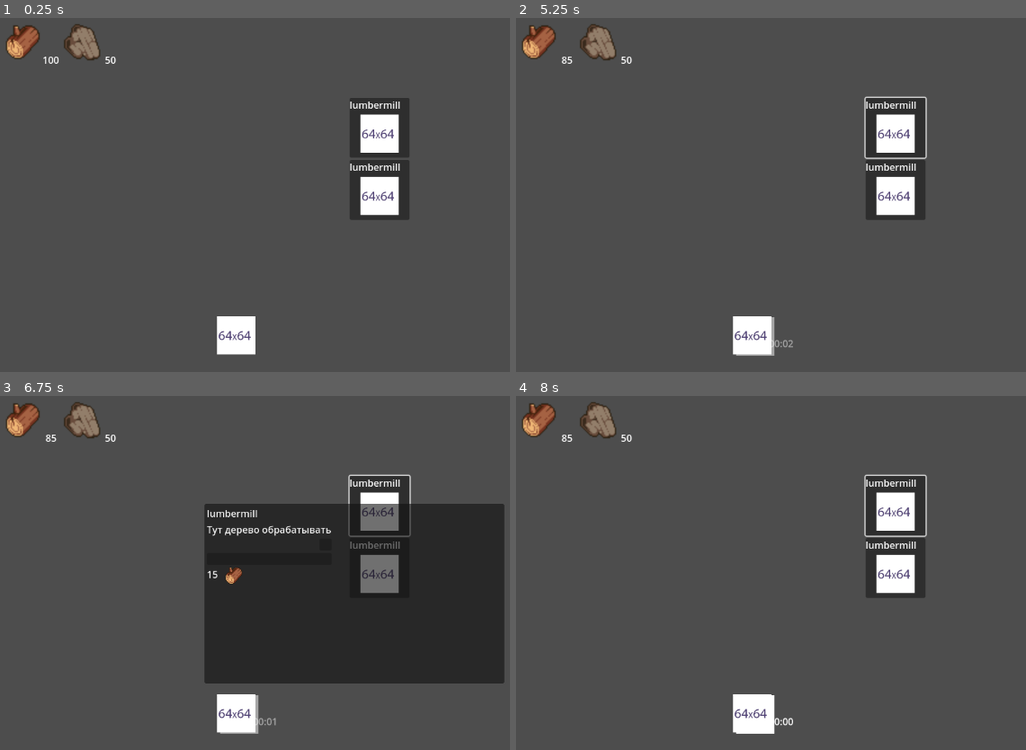
Above: before the commit, frames 1-4 (two rows, left to right).
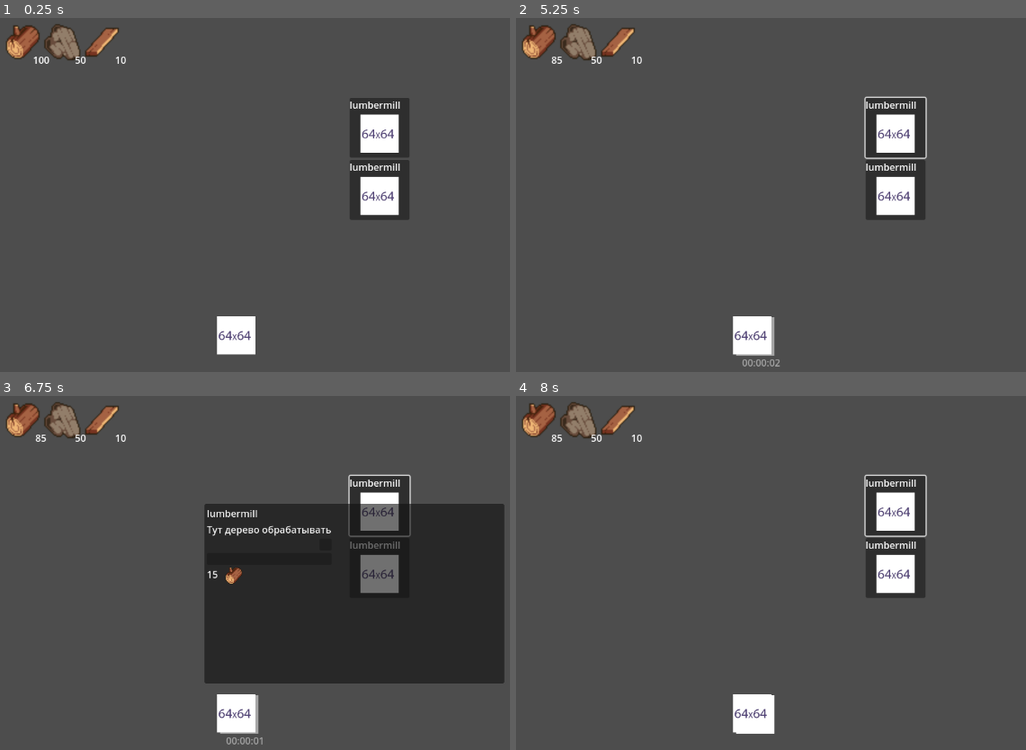
Above: after the commit, the same moments.

Repository: McRamon/Homework
Game: Godot game, scene res://Base/Scenes/Base.tscn
The game is run twice, just before and just after one commit, with the same random seed, the same clock (stepped at 60 frames per second) and the same inputs.
Inputs (mouse positions are in pixels of both pictures, inside the frame that each line leads up to):
- Up to frame 1 (0.25 s): no input
- Up to frame 2 (5.25 s): click "lumbermill" at 0.5 s; click "lumbermill" at 1.25 s; click (786, 180) at 2 s; tap Enter at 2.75 s; move the mouse to (786, 187) at 2.77 s; hold D (move_right) 2.78-3.5 s; tap Space (ability) at 2.85, 4.25 s; click (786, 187) at 2.92 s; click (842, 166) at 3.5 s; move the mouse to (755, 340) at 4.27 s; hold S (move_down) 4.28-5 s; tap E (interact) at 4.35 s; click (755, 340) at 4.42 s; click "OK" at 5 s
- Up to frame 3 (6.75 s): tap Enter at 5.75 s; move the mouse to (244, 718) at 5.77 s; hold D (move_right) 5.78-6.53 s; click (244, 718) at 5.85 s; tap Space (ability) at 6.5, 6.6 s; move the mouse to (316, 675) at 6.52 s; hold W (move_up) from 6.53 s (still down); click (316, 675) at 6.67 s
- Up to frame 4 (8 s): move the mouse to (outside the picture) at 7.27 s; release W (move_up) at 7.28 s; hold A (move_left) from 7.28 s (still down); hold E (interact) from 7.28 s (still down); click (outside the picture) at 7.42 s; tap Escape (ui_cancel) at 7.9 s

The runs differ from the first frame. In frame 1, 1.1% of the frame differs, in the area x 6-25%, y 1-13%; in frame 2, 1.2%, in the area x 6-55%, y 1-99%; in frame 3, 1.2%; in frame 4, 1.1%.

Commit message:
еще лучше

Diff:
--- /dev/null
+++ b/Base/Res/buildings/plank_resipe.tres
@@ -0,0 +1,27 @@
+[gd_resource type="Resource" script_class="ItemRecipe" load_steps=5 format=3 uid="uid://d4lae65d18xld"]
+
+[ext_resource type="Resource" uid="uid://naf6hl7axdlr" path="res://Base/Res/wood.tres" id="1_r5qmb"]
+[ext_resource type="Resource" uid="uid://c0k8dc38wye6l" path="res://Base/Res/plank.tres" id="2_j35x5"]
+[ext_resource type="Script" uid="uid://dmmx1c5tj5n14" path="res://Code/Items/Recipies/recipe.gd" id="2_yfemn"]
+[ext_resource type="SpriteFrames" uid="uid://dpt5w44ffb88j" path="res://Base/Res/items.tres" id="3_j35x5"]
+
+[resource]
+script = ExtResource("2_yfemn")
+input = Array[Dictionary]([{
+"Item": ExtResource("1_r5qmb"),
+"amount": 10
+}])
+output = Array[Dictionary]([{
+"Item": ExtResource("2_j35x5"),
+"amount": 1
+}])
+duration = 5.0
+name = "plank"
+description = "This should not appear"
+spritesheet = ExtResource("3_j35x5")
+flags = []
+stackable = false
+max_amount = 1
+usable = false
+cooldown = 0.0
+metadata/_custom_type_script = "uid://dmmx1c5tj5n14"
--- a/Base/Res/items.tres
+++ b/Base/Res/items.tres
@@ -1,7 +1,8 @@
-[gd_resource type="SpriteFrames" load_steps=5 format=3 uid="uid://dpt5w44ffb88j"]
+[gd_resource type="SpriteFrames" load_steps=6 format=3 uid="uid://dpt5w44ffb88j"]
 
 [ext_resource type="Texture2D" uid="uid://blfbpw38caqvb" path="res://Quests/Assets/test_arrow.png" id="1_xm005"]
 [ext_resource type="Texture2D" uid="uid://behiau5fuaqth" path="res://Base/icon_materials/stone_icon.png" id="2_6f1i8"]
+[ext_resource type="Texture2D" uid="uid://tqb5x866fayb" path="res://Base/icon_materials/Icons_27_34.png" id="2_avd7f"]
 [ext_resource type="Texture2D" uid="uid://fy0e4moo1j6l" path="res://Base/icon_materials/wood_icon.png" id="3_avd7f"]
 
 [sub_resource type="AtlasTexture" id="AtlasTexture_ab822"]
@@ -16,6 +17,22 @@
 }],
 "loop": true,
 "name": &"icon",
+"speed": 5.0
+}, {
+"frames": [{
+"duration": 1.0,
+"texture": ExtResource("2_avd7f")
+}],
+"loop": true,
+"name": &"plank_icon",
+"speed": 5.0
+}, {
+"frames": [{
+"duration": 1.0,
+"texture": ExtResource("2_avd7f")
+}],
+"loop": true,
+"name": &"plank_ui_icon",
 "speed": 5.0
 }, {
 "frames": [],
--- /dev/null
+++ b/Base/Res/plank.tres
@@ -0,0 +1,18 @@
+[gd_resource type="Resource" script_class="ItemMaterial" load_steps=3 format=3 uid="uid://c0k8dc38wye6l"]
+
+[ext_resource type="Script" uid="uid://cfapkm4bwhk50" path="res://Code/Items/material.gd" id="1_raunb"]
+[ext_resource type="SpriteFrames" uid="uid://dpt5w44ffb88j" path="res://Base/Res/items.tres" id="2_10fkc"]
+
+[resource]
+script = ExtResource("1_raunb")
+gather_method = "harvested"
+gather_time = 1.0
+name = "plank"
+description = "This should not appear"
+spritesheet = ExtResource("2_10fkc")
+flags = []
+stackable = true
+max_amount = 1
+usable = false
+cooldown = 0.0
+metadata/_custom_type_script = "uid://cfapkm4bwhk50"
--- a/Base/Scenes/lumbermill.tscn
+++ b/Base/Scenes/lumbermill.tscn
@@ -1,9 +1,10 @@
-[gd_scene load_steps=7 format=3 uid="uid://ckpm7num6gdm6"]
+[gd_scene load_steps=8 format=3 uid="uid://ckpm7num6gdm6"]
 
 [ext_resource type="Texture2D" uid="uid://brbrqtlh0exxd" path="res://Base/spritesTEST/64x64.png" id="1_0j437"]
 [ext_resource type="Script" uid="uid://cvj64jpbj87nq" path="res://Base/code/buildings/Building.gd" id="1_nlt33"]
 [ext_resource type="Script" uid="uid://dmmx1c5tj5n14" path="res://Code/Items/Recipies/recipe.gd" id="2_tqa16"]
 [ext_resource type="Resource" uid="uid://tdc1pn66ah4d" path="res://Base/Res/buildings/wood_resipe.tres" id="3_xhbrt"]
+[ext_resource type="Resource" uid="uid://d4lae65d18xld" path="res://Base/Res/buildings/plank_resipe.tres" id="4_ieblm"]
 [ext_resource type="PackedScene" uid="uid://bfrwejf6hd228" path="res://Base/Scenes/crafting_menu.tscn" id="5_xhbrt"]
 
 [sub_resource type="RectangleShape2D" id="RectangleShape2D_tqa16"]
@@ -11,27 +12,24 @@
 
 [node name="Lumbermill" type="Node2D"]
 script = ExtResource("1_nlt33")
-recipes = Array[ExtResource("2_tqa16")]([ExtResource("3_xhbrt")])
+recipes = Array[ExtResource("2_tqa16")]([ExtResource("3_xhbrt"), ExtResource("4_ieblm")])
 
 [node name="Sprite2D" type="Sprite2D" parent="."]
 texture = ExtResource("1_0j437")
 
-[node name="CountdownLabel" type="Label" parent="."]
-offset_left = -21.0
-offset_top = 32.0
-offset_right = 19.0
-offset_bottom = 55.0
-
 [node name="CraftingStation" type="Node2D" parent="."]
 
 [node name="TimeLabel" type="Label" parent="."]
-offset_right = 40.0
-offset_bottom = 23.0
+offset_left = -22.0
+offset_top = 32.0
+offset_right = 18.0
+offset_bottom = 55.0
 
 [node name="Area2D" type="Area2D" parent="."]
 
 [node name="CollisionShape2D" type="CollisionShape2D" parent="Area2D"]
 position = Vector2(5.5, 8.5)
 shape = SubResource("RectangleShape2D_tqa16")
+debug_color = Color(1.44392e-06, 0.592526, 0.741115, 0.42)
 
 [node name="CraftingMenu" parent="." instance=ExtResource("5_xhbrt")]
--- a/Base/Scenes/recipe_button.tscn
+++ b/Base/Scenes/recipe_button.tscn
@@ -21,7 +21,9 @@
 
 [node name="NameLabel" type="Label" parent="VBoxContainer"]
 layout_mode = 2
+size_flags_vertical = 1
 
 [node name="AmountLabel" type="Label" parent="VBoxContainer"]
+custom_minimum_size = Vector2(50, 10)
 layout_mode = 2
 size_flags_vertical = 8
--- a/Base/code/buildings/building.gd
+++ b/Base/code/buildings/building.gd
@@ -1,11 +1,10 @@
-# res://Base/Code/buildings/Building.gd
+# Building.gd
 extends Node2D
 
-# сразу загружаем сцену CraftingMenu
 const CraftingMenuScene : PackedScene = preload("res://Base/Scenes/crafting_menu.tscn")
 @export var recipes: Array[ItemRecipe] = []
 
-var _built: bool = false
+var _built := false
 var _crafting_menu: CraftingMenu = null
 
 func _ready() -> void:
@@ -19,11 +18,16 @@
 	$Area2D.input_pickable = true
 
 func _on_area_input(viewport, event: InputEvent, shape_idx: int) -> void:
+	# 1) блокируем меню крафта, если мы в режиме постройки
+	var bm = get_tree().root.get_node("BuildingManager") as Node
+	if bm.in_build_mode:
+		return
+
+	# 2) дальше только если здание уже построено
 	if not _built:
 		return
 	if event is InputEventMouseButton and event.pressed and event.button_index == MOUSE_BUTTON_LEFT:
 		if _crafting_menu == null:
-			# правильно инстанцируем
 			_crafting_menu = CraftingMenuScene.instantiate() as CraftingMenu
 			var canvas = get_tree().current_scene.get_node("CanvasLayer") as CanvasLayer
 			canvas.add_child(_crafting_menu)
--- a/Base/code/buildings/recipe_button.gd
+++ b/Base/code/buildings/recipe_button.gd
@@ -2,35 +2,73 @@
 extends Button
 class_name RecipeButton
 
+# Храним текущий рецепт (если пригодится позже)
 var recipe_data: ItemRecipe
 
-@onready var icon_sprite  : AnimatedSprite2D = $VBoxContainer/Icon
-@onready var name_label   : Label            = $VBoxContainer/NameLabel
-@onready var amount_label : Label            = $VBoxContainer/AmountLabel
+# Пути к узлам внутри сцены — поправьте в инспекторе, если переименовали
+@export var icon_path   : NodePath = "VBoxContainer/Icon"
+@export var name_path   : NodePath = "VBoxContainer/NameLabel"
+@export var amount_path : NodePath = "VBoxContainer/AmountLabel"
 
 func setup(r: ItemRecipe) -> void:
 	recipe_data = r
 
-	# Разбираем первый словарь output[0], ищем Item и число
-	var item_res: Item = null
-	var amt     : int  = 0
-	if r.output.size() > 0:
-		var d := r.output[0]
-		for v in d.values():
-			if v is Item:
-				item_res = v
-			elif typeof(v) == TYPE_INT:
-				amt = v
-
-	if not item_res:
-		push_warning("RecipeButton: не найден Item в output[0]")
+	# 1) Достаём узлы
+	var icon_sprite  = get_node_or_null(icon_path)   as AnimatedSprite2D
+	var name_label   = get_node_or_null(name_path)   as Label
+	var amount_label = get_node_or_null(amount_path) as Label
+	if not icon_sprite or not name_label or not amount_label:
+		push_error("RecipeButton: не найден один из узлов — проверьте icon_path/name_path/amount_path")
 		return
 
-	# Заполняем поля
-	name_label.text   = item_res.name
-	icon_sprite.sprite_frames = item_res.spritesheet
-	icon_sprite.play(item_res.get_animation("ui"))
-	icon_sprite.visible = true
+	# 2) Разбор output: Item + количество
+	if r.output.is_empty():
+		push_warning("RecipeButton: пустой output у рецепта")
+		return
+	var item_res : Item = r.output[0].get("Item")   as Item
+	var amt      : int  = r.output[0].get("amount", 1)
+	if not item_res:
+		push_warning("RecipeButton: нет Item в output[0]")
+		return
 
-	amount_label.text    = str(amt)
-	amount_label.visible = true
+	# 3) Заполняем текстовые лейблы
+	name_label.text  = item_res.name
+	name_label.show()
+
+	amount_label.text   = str(amt)
+	amount_label.show()
+
+	# 4) Подключаем SpriteFrames и ищем нужную анимацию
+	var frames = item_res.spritesheet
+	if not frames:
+		push_warning("RecipeButton: у %s нет sprite_frames" % item_res.name)
+		icon_sprite.hide()
+		return
+	icon_sprite.sprite_frames = frames
+
+	var anims = frames.get_animation_names()
+	var base  = item_res.name.strip_edges().to_lower().replace(" ", "_")
+
+	# приоритет поиска:
+	# 1) <base>_icon
+	# 2) <base>_ui_icon
+	# 3) default_icon
+	# 4) первый элемент из списка anims
+	var chosen = ""
+	if base + "_icon"    in anims:
+		chosen = base + "_icon"
+	elif base + "_ui_icon" in anims:
+		chosen = base + "_ui_icon"
+	elif "default_icon"  in anims:
+		chosen = "default_icon"
+	elif anims.size() > 0:
+		chosen = anims[0]
+
+	if chosen == "":
+		push_warning("RecipeButton: не нашёл ни одной анимации в %s" % anims)
+		icon_sprite.hide()
+		return
+
+	icon_sprite.animation = chosen
+	icon_sprite.play()
+	icon_sprite.show()
--- a/Code/autoloads/BuildingManager.gd
+++ b/Code/autoloads/BuildingManager.gd
@@ -1,3 +1,4 @@
+# BuildingManager.gd
 extends Node
 
 const GHOST_COLOR_VALID   = Color(0.5, 1.0, 0.5, 0.5)
@@ -10,7 +11,11 @@
 var current_data: BuildingData = null
 var confirmed_pos: Vector2 = Vector2.ZERO
 
+# Таймер строительства
 var construction_timer: Dictionary = {}
+
+# Флаг, что мы сейчас в режиме строительства
+var in_build_mode: bool = false
 
 func _ready() -> void:
 	map = get_tree().current_scene.get_node("TileMapLayer") as TileMapLayer
@@ -19,8 +24,8 @@
 		confirm_dialog.confirmed.connect(_on_confirmed)
 	set_process(false)
 
-
 func enter_build_mode(data: BuildingData) -> void:
+	in_build_mode = true
 	current_data = data
 	if ghost:
 		ghost.queue_free()
@@ -30,6 +35,12 @@
 	ghost.z_index = 100
 	map.add_child(ghost)
 
+	# === настройка призрачной зоны ===
+	var ghost_area = ghost.get_node("Area2D") as Area2D
+	ghost_area.monitoring = true
+	ghost_area.input_pickable = false    # клики сквозь призрак
+	# === конец настройки ===
+
 	set_process(true)
 	Input.set_mouse_mode(Input.MOUSE_MODE_VISIBLE)
 
@@ -38,87 +49,113 @@
 	if not ghost:
 		return
 	var mouse_pos = map.get_global_mouse_position()
-	var cell = map.local_to_map(mouse_pos)
-	var world_pos = map.map_to_local(cell)
+	var cell      = map.local_to_map(mouse_pos)
+	var world_pos = map.map_to_local(cell) + current_data.spawn_position
 	ghost.position = world_pos
 	ghost.modulate = GHOST_COLOR_VALID if can_build_at(cell) else GHOST_COLOR_INVALID
 
-
 func _input(event: InputEvent) -> void:
+	if not ghost:
+		return
 	if event is InputEventMouseButton and event.pressed:
 		match event.button_index:
 			MOUSE_BUTTON_LEFT:
-				if ghost and can_build_at(map.local_to_map(ghost.position)):
+				var cell = map.local_to_map(ghost.position - current_data.spawn_position)
+				if can_build_at(cell):
 					confirmed_pos = ghost.position
 					confirm_dialog.dialog_text = "Построить %s здесь?".format([current_data.name])
 					confirm_dialog.popup_centered()
 			MOUSE_BUTTON_RIGHT:
 				cancel_build_mode()
-	if event.is_action_pressed("ui_cancel"):
+	elif event.is_action_pressed("ui_cancel"):
 		cancel_build_mode()
 
+func can_build_at(cell: Vector2i) -> bool:
+	# 1) проверка тайлово-оккупированной сетки
+	for dx in range(current_data.size.x):
+		for dy in range(current_data.size.y):
+			if _is_cell_occupied(cell + Vector2i(dx, dy)):
+				return false
 
-func can_build_at(cell: Vector2i) -> bool:
-	var world_pos = map.map_to_local(cell)
-	for child in map.get_children():
-		if child is Node2D and child != ghost:
-			if child.position.distance_to(world_pos) < 1.0:
-				return false
+	# 2) проверка перекрытия Area2D
+	var world_pos = map.map_to_local(cell) + current_data.spawn_position
+	ghost.position = world_pos
+	var ghost_area = ghost.get_node("Area2D") as Area2D
+	ghost_area.position = world_pos
+
+	if not ghost_area.get_overlapping_areas().is_empty():
+		return false
+	if not ghost_area.get_overlapping_bodies().is_empty():
+		return false
+
 	return true
 
+
+
+func _is_cell_occupied(cell: Vector2i) -> bool:
+	for b in map.get_children():
+		if b is Node2D and b != ghost and b.has_meta("origin_cell"):
+			var origin = b.get_meta("origin_cell") as Vector2i
+			var bd     = b.get_meta("building_data") as BuildingData
+			var sz     = bd.size
+			for dx in range(sz.x):
+				for dy in range(sz.y):
+					if origin + Vector2i(dx, dy) == cell:
+						return true
+	return false
 
 func _on_confirmed() -> void:
 	if not current_data:
 		return
 
-	# Инстанцируем сам building, сразу выключаем его Area2D
-	var building = current_data.building_scene.instantiate() as Node2D
+	var placed_cell = map.local_to_map(confirmed_pos - current_data.spawn_position)
+	var building    = current_data.building_scene.instantiate() as Node2D
 	building.position = confirmed_pos
-	# Предполагаем, что внутри building есть Area2D
-	var area = building.get_node("Area2D") as Area2D
-	if area:
-		area.monitoring = false
+	building.set_meta("origin_cell", placed_cell)
+	building.set_meta("building_data", current_data)
+
+	if building.has_node("Area2D"):
+		var area = building.get_node("Area2D") as Area2D
+		area.monitoring    = false
+		area.input_pickable = false
 
 	map.add_child(building)
 
-	# Списываем ресурсы
-	var requirements := []
+	var reqs: Array = []
 	for i in current_data.requirement_items.size():
-		requirements.append({
+		reqs.append({
 			"resource": current_data.requirement_items[i],
-			"amount": current_data.requirement_amounts[i],
+			"amount":   current_data.requirement_amounts[i],
 		})
-	ResourceManager.spend(requirements)
+	ResourceManager.spend(reqs)
 
-	# Запускаем таймер
-	var label = building.get_node("TimeLabel") as Label
-	start_construction_timer(building, label, int(current_data.build_time))
+	if building.has_node("TimeLabel"):
+		var label = building.get_node("TimeLabel") as Label
+		start_construction_timer(building, label, int(current_data.build_time))
+
 	cancel_build_mode()
 
-
 func cancel_build_mode() -> void:
+	in_build_mode = false
 	if ghost:
 		ghost.queue_free()
 		ghost = null
 	current_data = null
 	set_process(false)
 
-
 # === ТАЙМЕР СТРОИТЕЛЬСТВА ===
 
 func start_construction_timer(building: Node2D, label: Label, duration: int) -> void:
 	construction_timer = {
-		"building": building,
-		"label": label,
+		"building":  building,
+		"label":     label,
 		"time_left": duration
 	}
-	label.text = format_time(duration)
-	label.visible = true
+	label.text         = format_time(duration)
+	label.visible      = true
 	building.modulate.a = 0.5
 	building.set_process(false)
-
 	await run_timer_loop()
-
 
 func run_timer_loop() -> void:
 	while construction_timer and construction_timer.time_left > 0:
@@ -129,15 +166,12 @@
 			construction_timer.building,
 			construction_timer.time_left
 		)
-
 	if construction_timer:
 		build_complete(construction_timer.building)
 		construction_timer = {}
 
-
 func update_timer_label(label: Label, building: Node2D, time_left: int) -> void:
 	label.text = format_time(time_left)
-
 
 func format_time(seconds: int) -> String:
 	var h = seconds / 3600
@@ -145,20 +179,21 @@
 	var s = seconds % 60
 	return "%02d:%02d:%02d" % [h, m, s]
 
-
 func build_complete(building: Node2D) -> void:
-	# возвращаем непрозрачность и включаем логику
 	building.modulate.a = 1.0
 	building.set_process(true)
 
-	# снимаем блокировку клика
+	# Скрываем лейбл таймера
+	if building.has_node("TimeLabel"):
+		var label = building.get_node("TimeLabel") as Label
+		label.visible = false
+
 	if building.has_node("Area2D/CollisionShape2D"):
-		var area  = building.get_node("Area2D")                     as Area2D
-		var shape = building.get_node("Area2D/CollisionShape2D")    as CollisionShape2D
-		area.monitoring = true
-		shape.disabled  = false
+		var area  = building.get_node("Area2D") as Area2D
+		var shape = building.get_node("Area2D/CollisionShape2D") as CollisionShape2D
+		area.monitoring     = true
+		area.input_pickable = true
+		shape.disabled      = false
 
-	# наконец помечаем здание как построенное
-	building.set("built", true)
 	if building.has_method("built_ready"):
 		building.call("built_ready")
--- a/Code/autoloads/CraftingMenu.gd
+++ b/Code/autoloads/CraftingMenu.gd
@@ -12,7 +12,7 @@
 @onready var timer            := $Panel/Timer
 
 var current_recipe: ItemRecipe = null
-var queue: Array[ItemRecipe]  = []
+var queue: Array[ItemRecipe]   = []
 var recipes: Array[ItemRecipe] = []
 
 func _ready() -> void:
@@ -29,20 +29,20 @@
 	# Очищаем старые кнопки
 	for child in recipe_container.get_children():
 		child.queue_free()
-	# Очищаем очередь
 
+	# Очищаем очередь справа
 	_update_queue_display()
 
 	# Сбрасываем правую панель
 	current_recipe = null
-	info_label.text = "Выберите рецепт"
+	info_label.text      = "Выберите рецепт"
 	confirm_button.disabled = true
 
-	# Создаём кнопку на каждый рецепт
+	# Создаём кнопку на каждый рецепт (сначала настраиваем, затем добавляем)
 	for r in recipes_list:
 		var btn = recipe_button_scene.instantiate() as RecipeButton
-		recipe_container.add_child(btn)  # Сначала в дерево
-		btn.setup(r)                     # Потом настраиваем
+		btn.setup(r)
+		recipe_container.add_child(btn)
 		btn.pressed.connect(func () -> void:
 			_on_recipe_selected(r)
 		)
@@ -53,11 +53,12 @@
 	# Центрируем по экрану
 	position = (get_viewport().get_visible_rect().size - size) * 0.5
 
-
 func _on_recipe_selected(r: ItemRecipe) -> void:
 	current_recipe = r
 	# название и длительность
-	var name_out = r.output.size() > 0 and (r.output[0]["Item"] as Item).name or ""
+	var name_out = ""
+	if r.output.size() > 0 and r.output[0].has("Item"):
+		name_out = (r.output[0]["Item"] as Item).name
 	info_label.text = "%s\nДлительность: %ss" % [name_out, r.duration]
 	# проверяем ресурсы
 	confirm_button.disabled = not ResourceManager.can_afford(r.input)
@@ -70,9 +71,8 @@
 	# добавляем в очередь и стартуем таймер, если он свободен
 	queue.append(current_recipe)
 	_update_queue_display()
-	if not timer.is_stopped():
-		return
-	timer.start(current_recipe.duration)
+	if timer.is_stopped():
+		timer.start(current_recipe.duration)
 
 func _on_timer_timeout() -> void:
 	if queue.is_empty():
@@ -80,7 +80,9 @@
 	var finished = queue.pop_front()
 	# выдаём результат
 	for out in finished.output:
-		ResourceManager.add_resource((out["Item"] as Item).name.to_lower(), out["amount"])
+		var item = out.get("Item") as Item
+		var amount = out.get("amount", 1)
+		ResourceManager.add_resource(item.name.to_lower(), amount)
 	_update_queue_display()
 	if not queue.is_empty():
 		timer.start(queue[0].duration)
@@ -93,11 +95,8 @@
 	# Рисуем текущую очередь
 	for recipe in queue:
 		var lbl := Label.new()
-		# Получаем имя выходного Item или “?” если его нет
 		var name_out : String = ""
 		if recipe.output.size() > 0 and recipe.output[0].has("Item"):
 			name_out = (recipe.output[0]["Item"] as Item).name
-		else:
-			name_out = "?"
 		lbl.text = name_out
 		queue_container.add_child(lbl)
--- a/Code/autoloads/ResourceManager.gd
+++ b/Code/autoloads/ResourceManager.gd
@@ -11,9 +11,11 @@
 func _ready():
 	var wood = load("res://Base/Res/wood.tres") as ItemMaterial
 	var stone = load("res://Base/Res/stone.tres") as ItemMaterial
+	var plank = load("res://Base/Res/plank.tres") as ItemMaterial
 
 	register_resource(wood, 100)
 	register_resource(stone, 50)
+	register_resource(plank, 10)
 	print("✅ Ресурсы инициализированы:", resources)
 
 func register_resource(item: Item, start_amount: int = 0):
